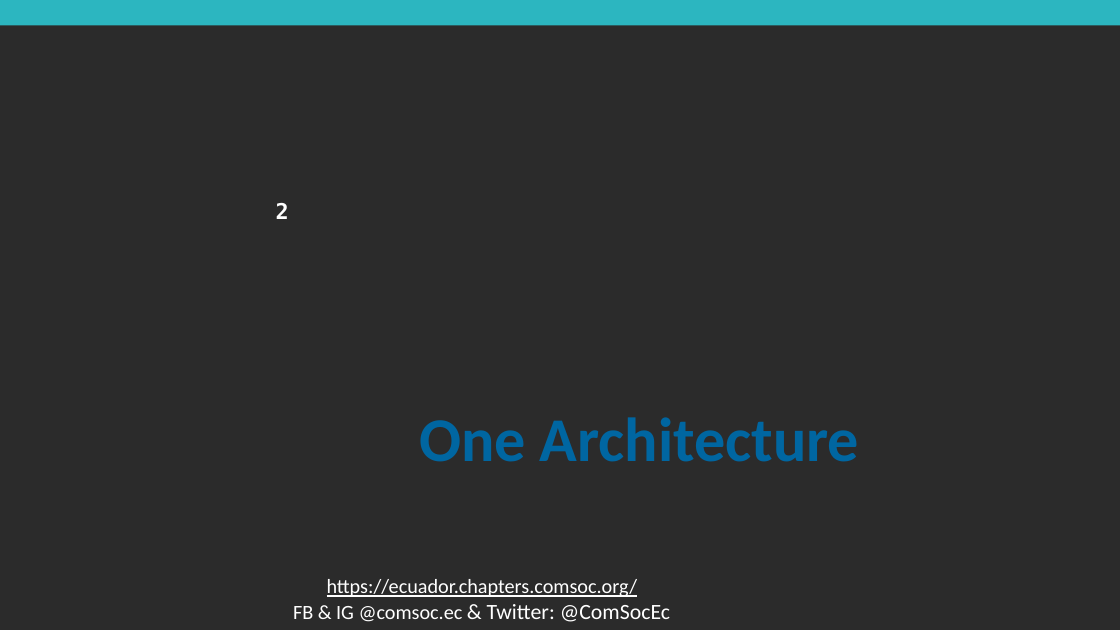
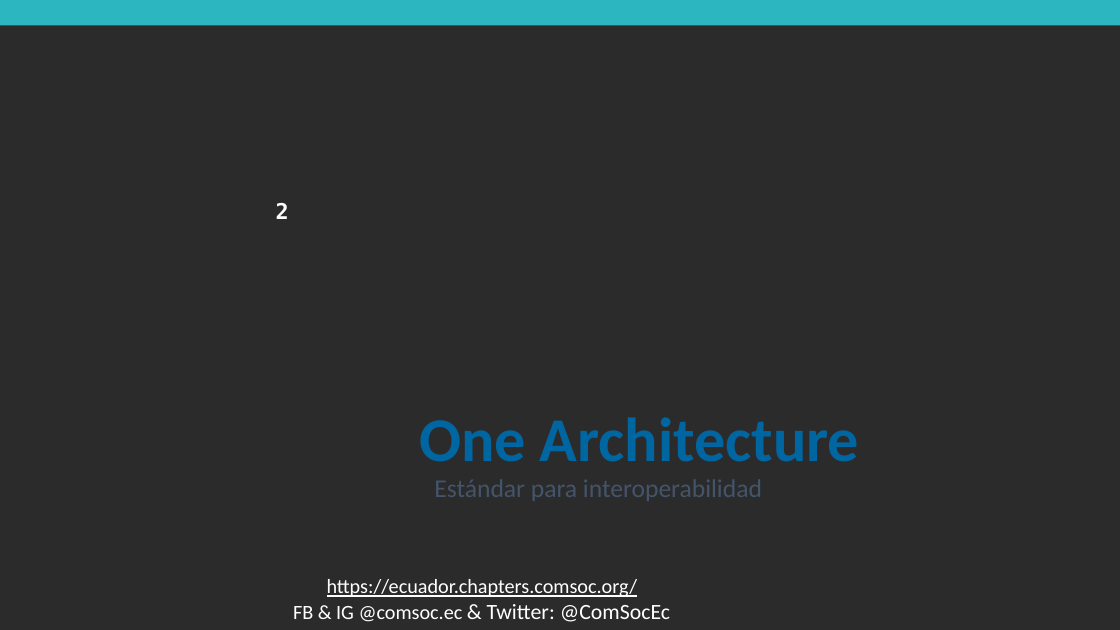
Before and after one commit to pauloesteban/ieee_comsoc_2021, a slide deck: slide 14 of CapacitaciónComsoc-BluetoothLEAudio.pptx (slide 12 before the commit). Drawn at 1120x630 pixels with LibreOffice and Linux fonts; fonts in the diff are those of the drawing; background and template pictures are left out; a plain dark background stands for a picture behind light text. Boxes give left, top, right and bottom in pixels: in the first picture for what was removed or moved away, otherwise in the second. Text is boxed around its words. In the diff, an @@ line names an element or a change of style, - is before the commit and + after.

```diff
--- a/CapacitaciónComsoc-BluetoothLEAudio.pptx
+++ b/CapacitaciónComsoc-BluetoothLEAudio.pptx
@@ subtitle added at [434,479,762,501], 16.5 pt, text #44546A @@
+Estándar para interoperabilidad
```
Also in this commit, not shown: 1 other slide changed, 20 slides added.
